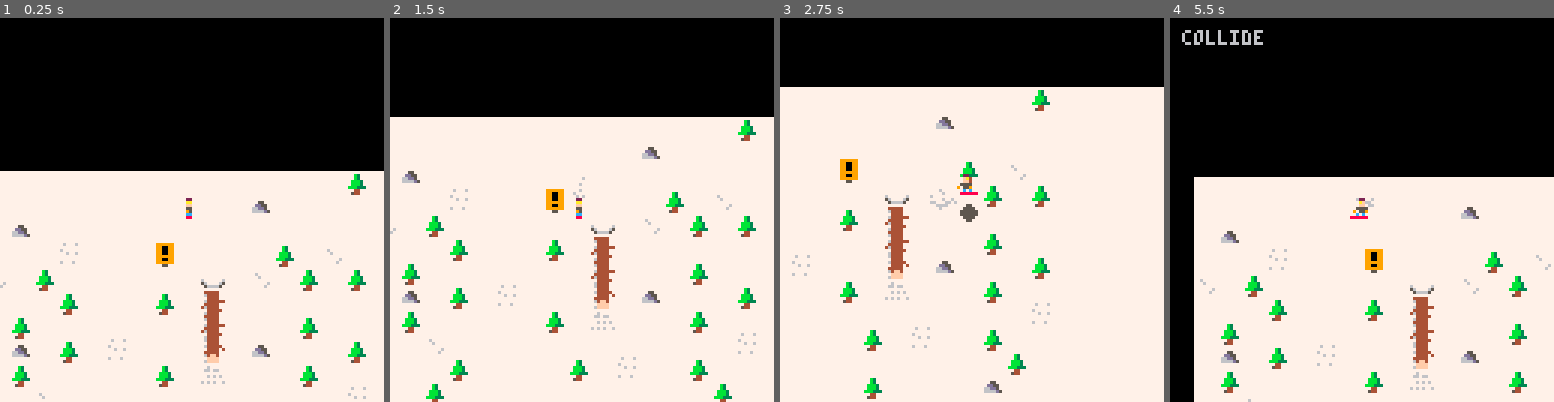
Above: before the commit, frames 1-4 (left to right).
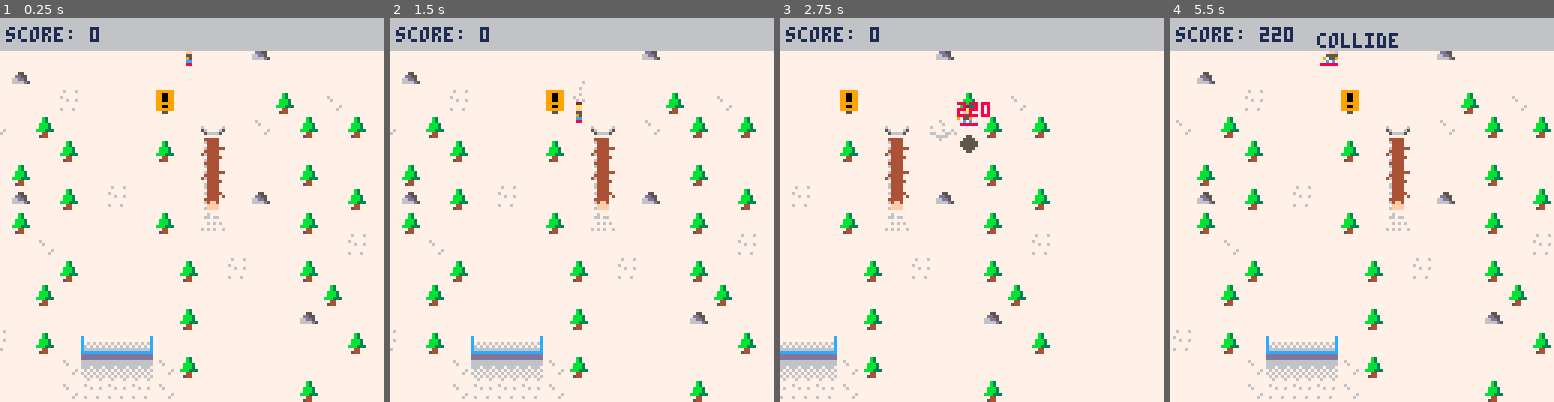
Above: after the commit, the same moments.

Repository: camirmas/carts
Game: PICO-8 cartridge projects/gnar.p8
The game is run twice, just before and just after one commit, with the same random seed, the same clock (stepped at 60 frames per second) and the same inputs.
Inputs:
- Up to frame 1 (0.25 s): no input
- Up to frame 2 (1.5 s): tap O (Z key) at 0.7 s
- Up to frame 3 (2.75 s): hold Right 1.6-2.1 s; tap O (Z key) at 1.7, 2.1, 2.5 s; hold Up 2.15-2.42 s; hold Right from 2.47 s (still down)
- Up to frame 4 (5.5 s): tap O (Z key) every 0.4 s from 2.9 to 5.3 s; release Right at 3.03 s; hold Left 3.08-3.58 s; hold Down 3.63-3.97 s; hold Right 4.02-4.68 s; hold Up 4.73-5.03 s; hold Left from 5.08 s (still down)

The runs differ from the first frame. In frame 1, 48% of the frame differs, in the area x 0-100%, y 0-100%; in frame 2, 36%; in frame 3, 27%; in frame 4, 52%.

Commit message:
Implement scoreboard and combos

Diff:
--- a/projects/gnar.p8
+++ b/projects/gnar.p8
@@ -13,6 +13,8 @@
 tree_k = 3
 logs_k = {36, 37}
 trail_color = 6
+combo_timer = 0
+combo_colors = {1, 2, 3, 4, 8, 9, 10, 11, 12, 13, 14, 15}
 
 trail = {}
 particles = {}
@@ -69,6 +71,7 @@
         on_collide = function(self, other)
             if p.jumping and other.type == tile_types["jib"] then
                 -- debug="jibbing"
+                combo_timer = 60
                 p.jibbing = true
             elseif p.jibbing then
                 if other.type == tile_types["jib"] then
@@ -77,6 +80,8 @@
                 else
                     p.jibbing = false
                 end
+            elseif p.jumping then
+                return
             else
                 debug="collide"
                 make_explode(40)
@@ -149,11 +154,10 @@
 end
 
 function make_particles(n)
+    local color = trail_color
     for i=1, n do
         if p.jibbing then
-            trail_color = rnd(15) + 1
-        else
-            trail_color = 6
+            color = combo_colors[flr(rnd(#combo_colors)) + 1]
         end
 
         local part = {
@@ -163,7 +167,7 @@
             vy = 0.05 * gauss_rng(),
             t = 0, -- time alive
             lifetime = rnd(30 * 1.25), -- sec @ 30fps
-            col = trail_color -- color
+            col = color -- color
         }
         add(trail, part)
     end
@@ -218,12 +222,15 @@
         return
     end
 
-    if p.jibbing and not p.jumping then
+    if p.jibbing then
         p.combo_score = p.combo_score + p.jib_mult
-        -- debug=p.score
     else
-        p.score = p.score + p.combo_score
-        p.combo_score = 0
+        combo_timer = combo_timer - 1
+
+        if (combo_timer == 0) then
+            p.score = p.combo_score
+            p.combo_score = 0
+        end
     end
 
     local k = 7
@@ -265,7 +272,6 @@
     if btn(4) and not p.jumping then
         -- debug = "jumping"
         p.jumping = true
-        p.jibbing = false
         sfx(0)
         p.z = 15 -- jump frames
     end
@@ -332,8 +338,10 @@
     cls()
     map()
 
+    c = {x = mid(0, p.x - 63 + 4, 16*8-1), y = mid(0, p.y - 63 + 4, 16*8-1)}
+
     if player_load == 0 then
-        camera(p.x - 63 + 4, p.y - 63 + 4)
+        camera(c.x, c.y)
     end
 
     for part in all(trail) do
@@ -342,23 +350,29 @@
 
     for part in all(particles) do
         circfill(part.x, part.y, 0, part.col)
-    end
-
-    print(debug, p.x - 63 + 8, p.y - 63 + 8)
-
-    -- draw shadow
-    if p.jumping then
-        spr(27, p.x, p.y + p.z / 4) -- Draw shadow sprite, assuming shadow sprite is 11
     end
 
     -- draw player
     if player_load == 0 then
         spr(p.k, p.x, p.y - p.z) -- Adjust player's y position based on jump height
-    end
-
-    if p.jibbing and p.combo_score > 0 then
-        print(p.combo_score, p.x, p.y - 8, trail_color)
-    end
+
+        -- draw shadow
+        if p.jumping then
+            spr(27, p.x, p.y + p.z / 4) -- Draw shadow sprite, assuming shadow sprite is 11
+        end
+    end
+
+    -- draw top bar
+    rectfill(c.x, c.y, c.x + 16*8 - 1, c.y + 10, 6)
+    -- draw score
+    print("score: " .. p.score, c.x + 2, c.y + 3, 1)
+
+    -- combo
+    if combo_timer > 0 then
+        print(p.combo_score, p.x, p.y - 8, flr(rnd(#combo_colors)))
+    end
+
+    print(debug, p.x, p.y - 3)
 end
 
 __gfx__
Not shown, changed: the sound effects (__sfx__) section of projects/gnar.p8
